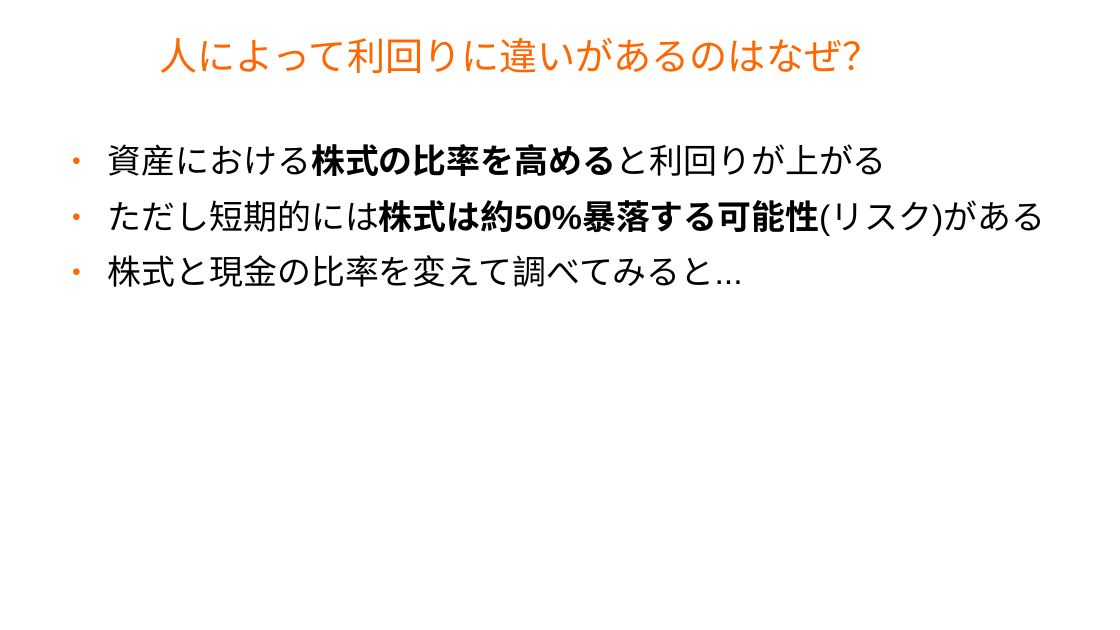
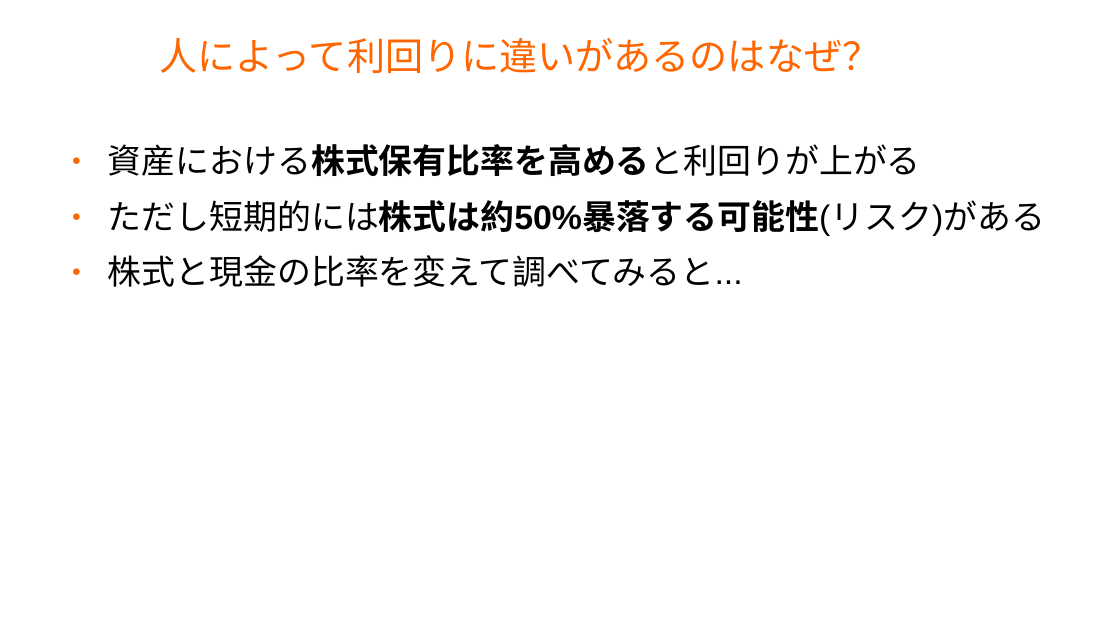
Before and after one commit to master-q/masterq-docs, a slide deck: slide 33 of presentations/20231126-invest_report/20231126-invest_report.odp (slide 32 before the commit). Drawn at 1120x630 pixels with LibreOffice and Linux fonts; fonts in the diff are those of the drawing; background and template pictures are left out. Boxes give left, top, right and bottom in pixels: in the first picture for what was removed or moved away, otherwise in the second. Text is boxed around its words. In the diff, an @@ line names an element or a change of style, - is before the commit and + after.

```diff
--- a/presentations/20231126-invest_report/20231126-invest_report.odp
+++ b/presentations/20231126-invest_report/20231126-invest_report.odp
@@ text at (108,144,921,176): text changed @@
-● 資産における株式の比率を高めると利回りが上がる
+● 資産における株式保有比率を高めると利回りが上がる
```
Also in this commit, not shown: 16 other slides changed, 13 slides added, 3 slides removed.
